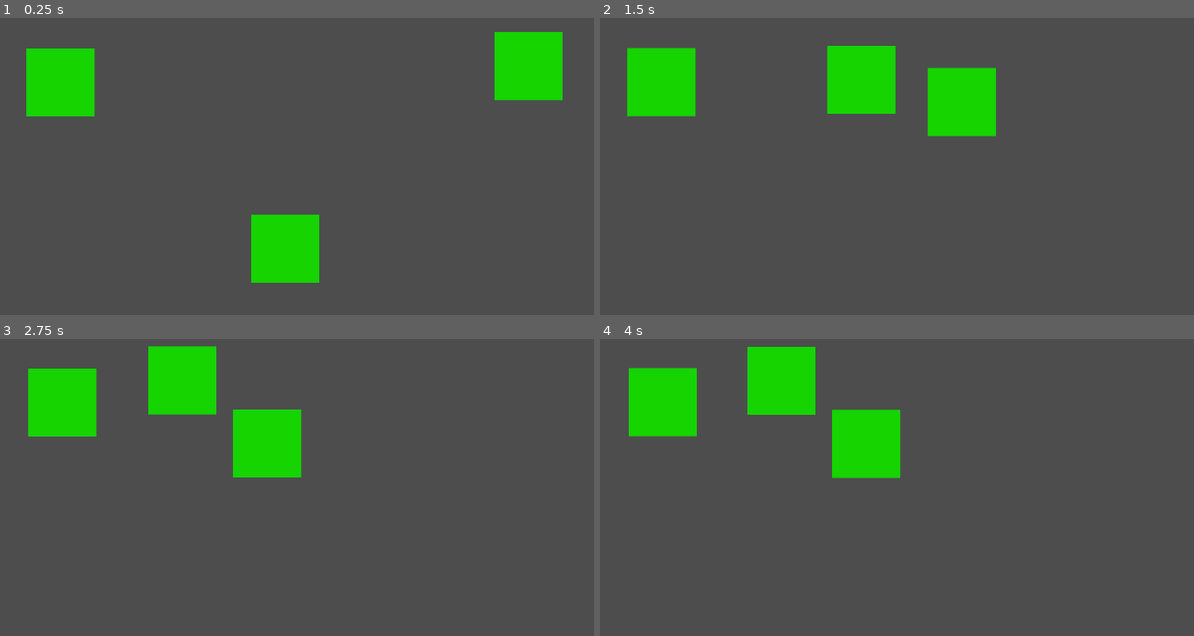
Above: before the commit, frames 1-4 (two rows, left to right).
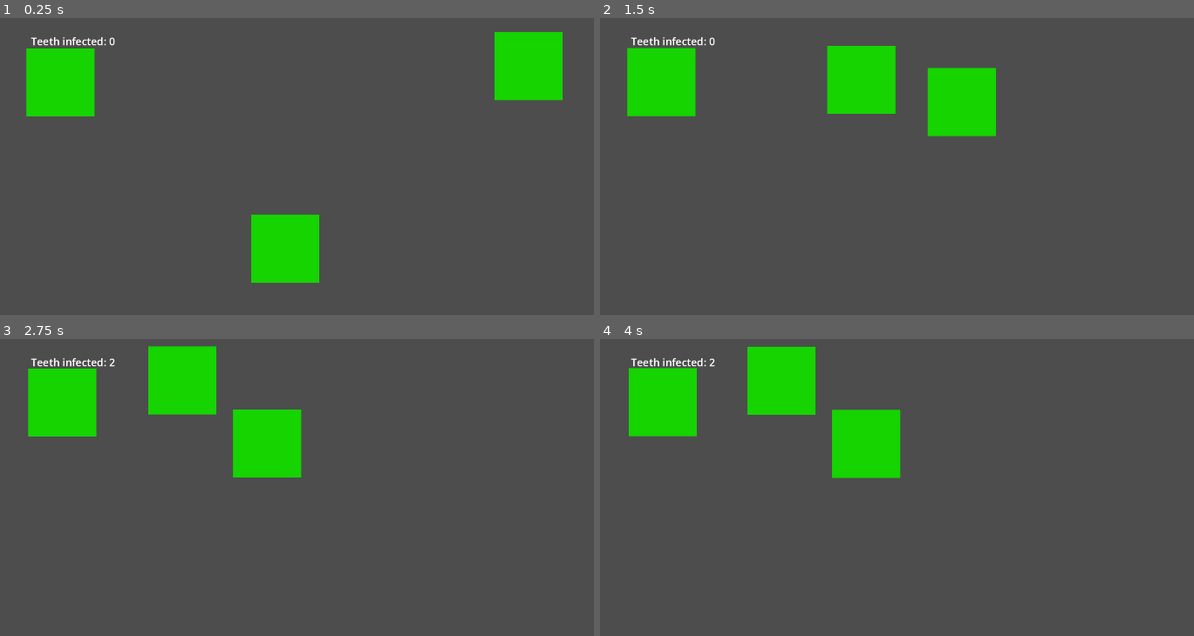
Above: after the commit, the same moments.

Repository: Mapachana/GlobalGameJam2024
Game: Godot game, scene res://escenas/testpersonajes.tscn
Two runs of this game, one before a commit and one after it. Both use one fixed random seed, a clock stepped at 60 frames per second and the inputs below. This scene is started directly instead of the project's main scene.
Inputs (mouse positions are in pixels of both pictures, inside the frame that each line leads up to):
- Up to frame 1 (0.25 s): no input
- Up to frame 2 (1.5 s): move the mouse to (1045, 157) at 0.52 s; press the mouse at (1045, 157) at 0.53 s; move the mouse to (754, 199) at 1.27 s; release the mouse at (754, 199) at 1.28 s; click (754, 199) at 1.35 s
- Up to frame 3 (2.75 s): move the mouse to (362, 413) at 2.02 s; press the mouse at (362, 413) at 2.03 s
- Up to frame 4 (4 s): move the mouse to (855, 576) at 2.77 s; release the mouse at (855, 576) at 2.78 s; click (855, 576) at 2.85 s; move the mouse to (1098, 558) at 3.52 s; press the mouse at (1098, 558) at 3.53 s

The runs differ from the first frame. In frame 1, 0.2% of the frame differs, in the area x 5-20%, y 6-10%; in frame 2, 0.2%; in frame 3, 0.2%; in frame 4, 0.2%.

Commit message:
Añado contador puntos #4

Diff:
--- /dev/null
+++ b/escenas/main.gd
@@ -0,0 +1,23 @@
+extends Node2D
+
+var puntuacion
+
+# Called when the node enters the scene tree for the first time.
+func _ready():
+
+	puntuacion = 0
+
+	add_to_group("ventana")
+	pass # Replace with function body.
+
+
+# Called every frame. 'delta' is the elapsed time since the previous frame.
+func _process(delta):
+	pass
+
+func subir_puntuacion():
+	print("SUBO UN PUNTO")
+	puntuacion += 1
+	print(puntuacion)
+	var puntos_pantalla = "Teeth infected: %s"%puntuacion
+	$Control/Label.text = puntos_pantalla
--- /dev/null
+++ b/escenas/main.tscn
@@ -0,0 +1,19 @@
+[gd_scene load_steps=2 format=3 uid="uid://bkyiibuhic5o3"]
+
+[ext_resource type="Script" path="res://escenas/main.gd" id="1_jk5rv"]
+
+[node name="Node2D" type="Node2D"]
+script = ExtResource("1_jk5rv")
+
+[node name="Control" type="Control" parent="."]
+layout_mode = 3
+anchors_preset = 0
+offset_right = 40.0
+offset_bottom = 40.0
+
+[node name="Label" type="Label" parent="Control"]
+layout_mode = 0
+offset_right = 189.0
+offset_bottom = 67.0
+theme_override_font_sizes/font_size = 23
+text = "Teeth infected: 0"
--- a/escenas/personajes.gd
+++ b/escenas/personajes.gd
@@ -67,15 +67,17 @@
 func _on_area_2d_body_entered(body):
 	#print("ENTRO EN AREAAAAAA")
 	# Si se me acerca alguien infectado y estoy vivo
-	if body != self and !muerto and body.is_in_group("personajes") and body.infectado:
+	if body != self and !muerto and body.is_in_group("personajes") and body.infectado and !infectado:
 		# Me infecto yo
 		#print("ME INFECTO")
 		infectado = true;
+		get_tree().call_group("ventana", "subir_puntuacion")
 
 		# Si al infectarme yo hay otros cerca mia, los infecto
 		for bodies in $Area2D.get_overlapping_bodies(): #This one SHOULD get all the bodies in the area.
-			if bodies.is_in_group("personajes"):
+			if bodies.is_in_group("personajes") and !bodies.infectado:
 				bodies.infectado = true;
+				get_tree().call_group("ventana", "subir_puntuacion")
 
 # Dados los puntos de la ruta crea un array con la ruta de ida+vuelta
 func asignar_puntos_vuelta():
--- a/escenas/testpersonajes.tscn
+++ b/escenas/testpersonajes.tscn
@@ -1,6 +1,7 @@
-[gd_scene load_steps=2 format=3 uid="uid://cwo1t2hoperdk"]
+[gd_scene load_steps=3 format=3 uid="uid://cwo1t2hoperdk"]
 
 [ext_resource type="PackedScene" uid="uid://bfy0n0xf8xlch" path="res://escenas/personajes.tscn" id="1_3dvat"]
+[ext_resource type="PackedScene" uid="uid://bkyiibuhic5o3" path="res://escenas/main.tscn" id="2_gtr37"]
 
 [node name="Node2D" type="Node2D"]
 
@@ -22,3 +23,5 @@
 position = Vector2(570, 547)
 scale = Vector2(0.25, 0.25)
 puntos = PackedVector2Array(570, 547, 500, 50, 100, 50)
+
+[node name="Node2D" parent="." instance=ExtResource("2_gtr37")]
